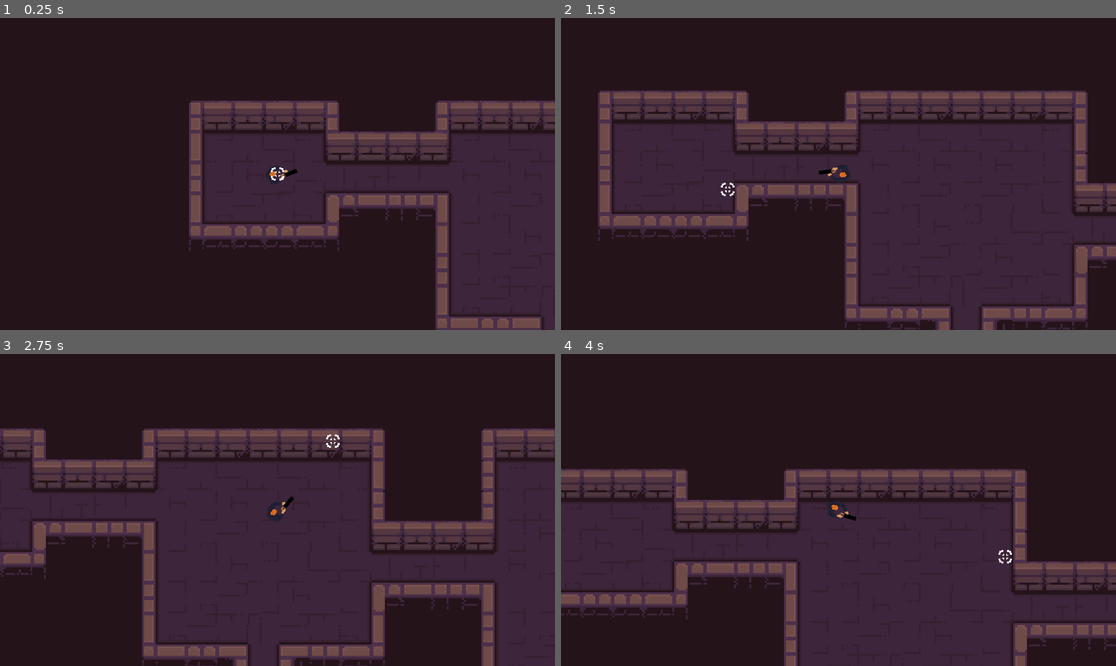
Above: before the commit, frames 1-4 (two rows, left to right).
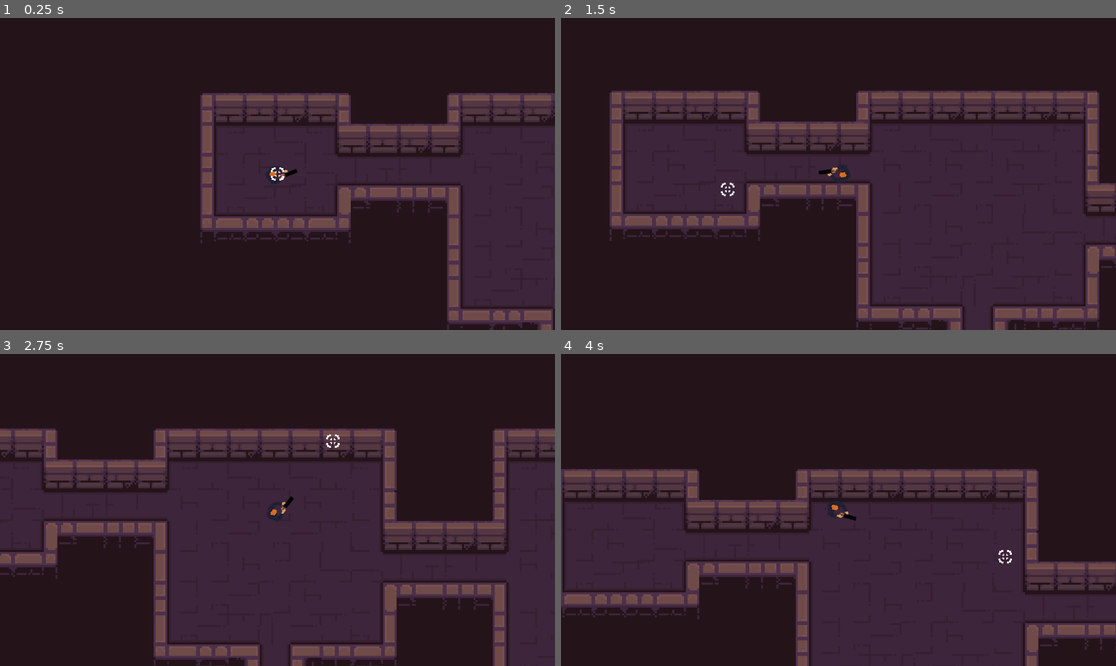
Above: after the commit, the same moments.

Repository: G-Jasser/Attempt-at-2D-top_down-waves-shooter-ish-game
Game: Godot game, scene res://Scenes/Levels/Level1.tscn
Two runs of this game, one before a commit and one after it. Both use one fixed random seed, a clock stepped at 60 frames per second and the inputs below.
Inputs (mouse positions are in pixels of both pictures, inside the frame that each line leads up to):
- Up to frame 1 (0.25 s): no input
- Up to frame 2 (1.5 s): tap Enter at 0.5 s; move the mouse to (960, 158) at 0.52 s; hold D (move_right) 0.53-1.28 s; tap 1 (GUN_HOTKEY_1) at 0.6 s; click (960, 158) at 0.67 s; move the mouse to (727, 189) at 1.27 s; hold S (move_down) from 1.28 s (still down); tap 2 (GUN_HOTKEY_2) at 1.35 s
- Up to frame 3 (2.75 s): tap Space at 2 s; move the mouse to (333, 441) at 2.02 s; release S (move_down) at 2.03 s; hold D (move_right) from 2.03 s (still down); tap 3 (GUN_HOTKEY_3) at 2.1 s
- Up to frame 4 (4 s): move the mouse to (810, 572) at 2.77 s; release D (move_right) at 2.78 s; hold W (move_up) 2.78-3.53 s; tap Mouse wheel down (GUN_SWAP_DOWN) at 2.85 s; click (810, 572) at 2.92 s; tap Enter at 3.5 s; move the mouse to (1005, 556) at 3.52 s; hold A (move_left) from 3.53 s (still down); tap Mouse wheel up (GUN_SWAP_UP) at 3.6 s

The runs differ from the first frame. In frame 1, 13% of the frame differs, in the area x 34-100%, y 24-100%; in frame 2, 9.8%; in frame 3, 11%; in frame 4, 7.1%.

Commit message:
reset map position

Diff:
--- a/Scenes/Levels/Level1.tscn
+++ b/Scenes/Levels/Level1.tscn
@@ -9,7 +9,6 @@
 [node name="Main" type="Node2D"]
 
 [node name="Map" parent="." instance=ExtResource("1_nutv8")]
-position = Vector2(-6, 4)
 metadata/_edit_lock_ = true
 
 [node name="Spawner" parent="." instance=ExtResource("2_05pb0")]
